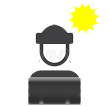
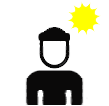
Two versions of the same layered image (109px x 106px). Layer-by-layer changes:
removed layer "Calque copié #1" over [28, 78, 81, 105]
added layer "Calque copié #6" above "Calque copié" over [36, 27, 73, 69]
painted on "Calque copié" over [25, 24, 88, 105]
